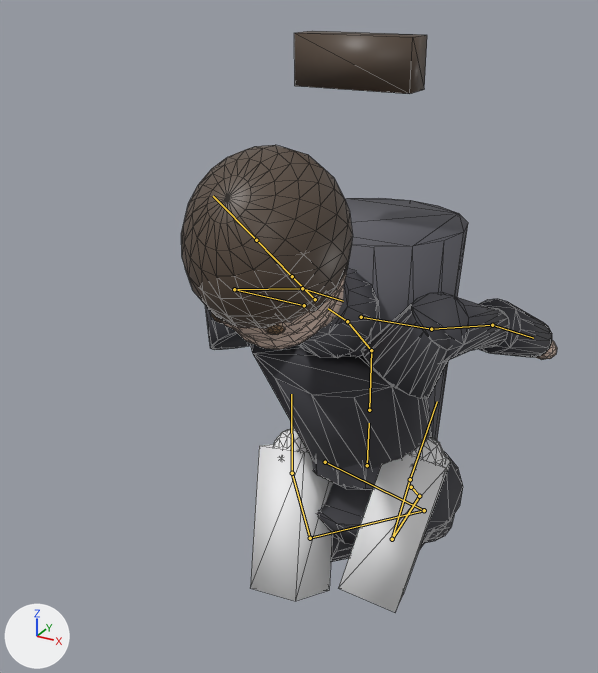
The glTF model assets/models/player/spiderman_newlife.glb as it was, and as the next commit left it.
One viewpoint serves both versions: a camera (50 mm lens) standing at (0.536, -1.244, 1.878) and looking at (-0.124, -0.045, 1.279). The lights are fixed; the arrows at lower left show +X, +Y and +Z. The older version comes first. Both versions are drawn at frame 1 of the action 'wall_jump'; the numbers are the values there. The bones that change, and the others that lie on the model, are drawn over the model as lines. Mesh edges are drawn as thin lines.

Objects in the first picture: 'Body'.
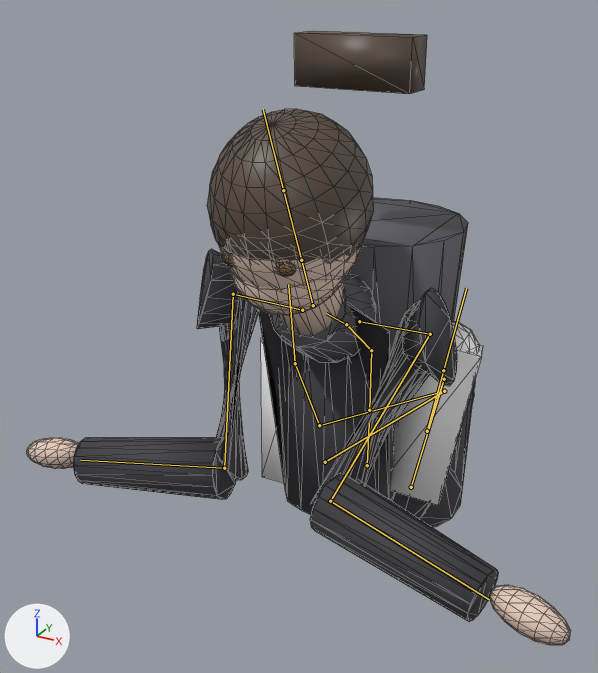
The change, as JSON lines over the scene's bpy script:
```json
{"block": "bone_leftupleg", "where": "bone_leftupleg = bpy.data.objects['Armature'].pose.bones['LeftUpLeg']  # child of 'Hips'"}
{"op": "set", "path": "bone_leftupleg.rotation_quaternion", "old": "(0.891, 0.438, -0.013, 0.12)", "new": "(0.695, 0.706, -0.012, 0.137)", "note": "degrees (52, -7, 12) -> degrees (90, -12, 10)"}
{"block": "bone_leftleg", "where": "bone_leftleg = bpy.data.objects['Armature'].pose.bones['LeftLeg']  # child of 'LeftUpLeg'"}
{"op": "set", "path": "bone_leftleg.rotation_quaternion", "old": "(0.113, -0.994, 0.0, 0.0)", "new": "(0.139, 0.99, 0.0, 0.0)", "note": "degrees (-167, 0, 0) -> degrees (164, 0, 0)"}
{"block": "bone_rightupleg", "where": "bone_rightupleg = bpy.data.objects['Armature'].pose.bones['RightUpLeg']  # child of 'Hips'"}
{"op": "set", "path": "bone_rightupleg.rotation_quaternion", "old": "(0.906, 0.406, 0.011, -0.121)", "new": "(0.719, 0.681, 0.009, -0.139)", "note": "degrees (48, 7, -12) -> degrees (86, 12, -11)"}
{"block": "bone_rightleg", "where": "bone_rightleg = bpy.data.objects['Armature'].pose.bones['RightLeg']  # child of 'RightUpLeg'"}
{"op": "set", "path": "bone_rightleg.rotation_quaternion", "old": "(0.165, -0.986, 0.0, 0.0)", "new": "(0.087, 0.996, 0.0, 0.0)", "note": "degrees (-161, 0, 0) -> degrees (170, 0, 0)"}
{"block": "bone_spine1", "where": "bone_spine1 = bpy.data.objects['Armature'].pose.bones['Spine1']  # child of 'Spine'"}
{"op": "set", "path": "bone_spine1.rotation_quaternion", "old": "(0.914, 0.407, 0.0, 0.0)", "new": "(0.906, 0.423, 0.0, 0.0)", "note": "degrees (48, 0, 0) -> degrees (50, 0, 0)"}
{"block": "bone_leftarm", "where": "bone_leftarm = bpy.data.objects['Armature'].pose.bones['LeftArm']  # child of 'LeftShoulder'"}
{"op": "set", "path": "bone_leftarm.rotation_quaternion", "old": "(0.734, 0.12, -0.665, -0.064)", "new": "(-0.25, 0.154, 0.627, -0.721)", "note": "degrees (72, -74, -67) -> degrees (-80, -5, 146)"}
{"block": "bone_leftforearm", "where": "bone_leftforearm = bpy.data.objects['Armature'].pose.bones['LeftForeArm']  # child of 'LeftArm'"}
{"op": "set", "path": "bone_leftforearm.rotation_quaternion", "old": "(0.616, -0.03, 0.787, -0.001)", "new": "(0.61, -0.617, 0.358, 0.345)", "note": "degrees (9, 104, 12) -> degrees (-92, 60, -2)"}
{"block": "bone_neck", "where": "bone_neck = bpy.data.objects['Armature'].pose.bones['Neck']  # child of 'Spine2'"}
{"op": "set", "path": "bone_neck.rotation_quaternion", "old": "(0.999, -0.052, 0.0, 0.0)", "new": "(0.956, -0.292, 0.0, 0.0)", "note": "degrees (-6, 0, 0) -> degrees (-34, 0, 0)"}
{"block": "bone_rightarm", "where": "bone_rightarm = bpy.data.objects['Armature'].pose.bones['RightArm']  # child of 'RightShoulder'"}
{"op": "set", "path": "bone_rightarm.rotation_quaternion", "old": "(0.734, 0.12, 0.665, 0.064)", "new": "(-0.25, 0.154, -0.627, 0.721)", "note": "degrees (72, 74, 67) -> degrees (-80, 5, -146)"}
{"block": "bone_rightforearm", "where": "bone_rightforearm = bpy.data.objects['Armature'].pose.bones['RightForeArm']  # child of 'RightArm'"}
{"op": "set", "path": "bone_rightforearm.rotation_quaternion", "old": "(0.616, -0.03, -0.787, 0.001)", "new": "(0.61, -0.617, -0.358, -0.345)", "note": "degrees (9, -104, -12) -> degrees (-92, -60, 2)"}
```

Boxes (x1, y1, x2, y2) around the edits, measured in the pictures (598 x 673 px):
```json
{"object": "Body", "change": "posed", "before": [181, 31, 557, 612], "after": [27, 31, 571, 645], "on screen": "45% wider"}
{"bone": "LeftUpLeg", "before": "(411, 487) to (419, 496)", "after": "(411, 487) to (444, 379)"}
{"bone": "LeftLeg", "before": "(419, 496) to (392, 539)", "after": "(444, 379) to (427, 431)"}
{"bone": "RightUpLeg", "before": "(325, 462) to (424, 510)", "after": "(325, 462) to (444, 391)"}
{"bone": "RightLeg", "before": "(424, 510) to (310, 538)", "after": "(444, 391) to (319, 425)"}
{"bone": "Spine1", "before": "(371, 350) to (347, 321)", "after": "(371, 350) to (346, 324)"}
{"bone": "LeftArm", "before": "(431, 329) to (492, 325)", "after": "(430, 334) to (330, 501)"}
{"bone": "LeftForeArm", "before": "(492, 325) to (533, 338)", "after": "(330, 501) to (489, 599)"}
{"bone": "Neck", "before": "(315, 299) to (292, 276)", "after": "(313, 305) to (301, 260)"}
{"bone": "RightArm", "before": "(234, 289) to (302, 288)", "after": "(233, 294) to (224, 468)"}
{"bone": "RightForeArm", "before": "(302, 288) to (343, 301)", "after": "(224, 468) to (80, 460)"}
```
